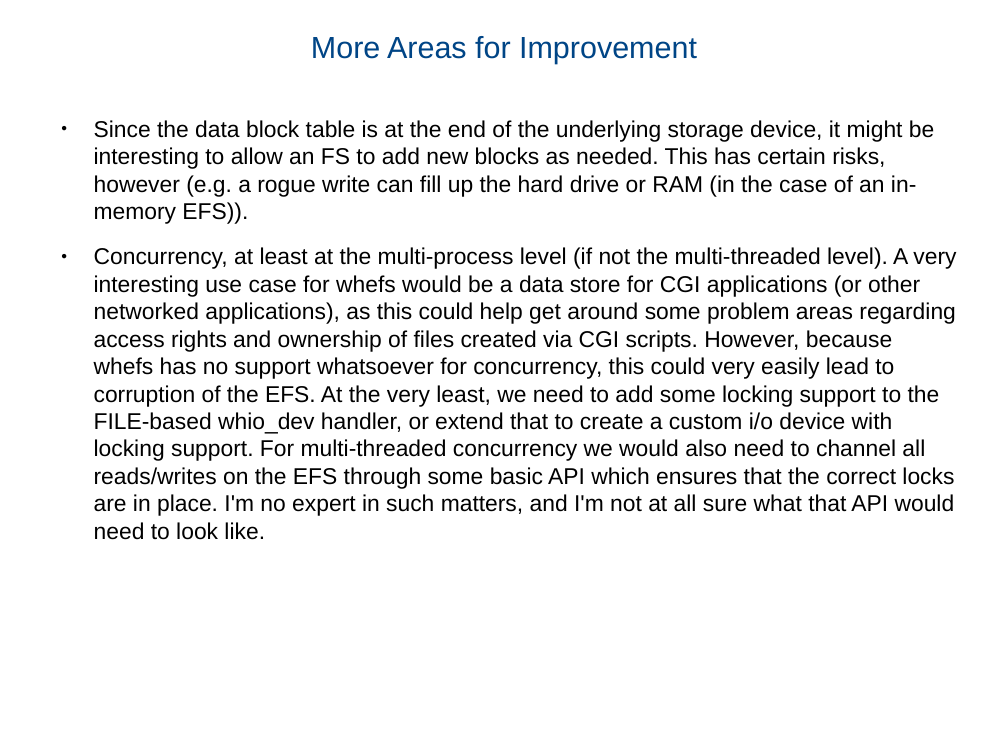
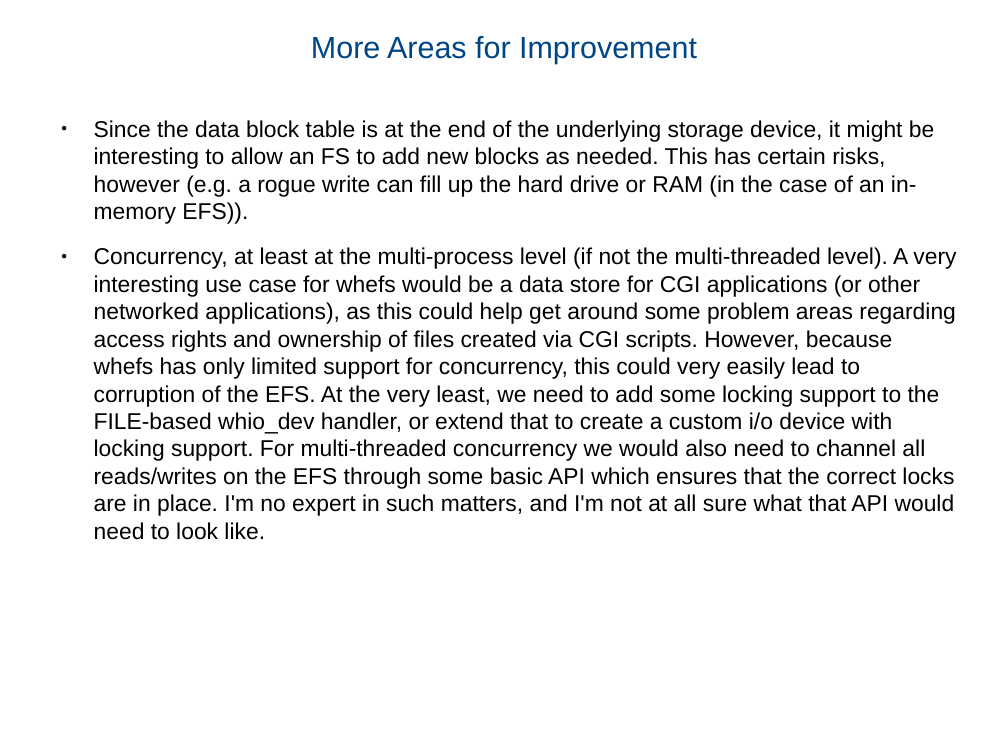
Before and after one commit to ColinGilbert/whefs, a slide deck: slide 10 of doc/libwhefs-overview.odp. Drawn at 1008x756 pixels with LibreOffice and Linux fonts; fonts in the diff are those of the drawing. Boxes give left, top, right and bottom in pixels: in the first picture for what was removed or moved away, otherwise in the second. Text is boxed around its words. In the diff, an @@ line names an element or a change of style, - is before the commit and + after.

Commit message:
Minor text updates.

```diff
--- a/doc/libwhefs-overview.odp
+++ b/doc/libwhefs-overview.odp
@@ text at (94, 247, 956, 540): text changed @@
-● Concurrency, at least at the multi-process level (if not the multi-threaded level). A very interesting use case for whefs would be a data store for CGI applications (or other networked applications), as this could help get around some problem areas regarding access rights and ownership of files created via CGI scripts. However, because whefs has no support whatsoever for concurrency, this could very easily lead to corruption of the EFS. At the very least, we need to add some locking support to the FILE-based whio_dev handler, or extend that to create a custom i/o device with locking support. For multi-threaded concurrency we would also need to channel all reads/writes on the EFS through some basic API which ensures that the correct locks are in place. I'm no expert in such matters, and I'm not at all sure what that API would need to look like.
+● Concurrency, at least at the multi-process level (if not the multi-threaded level). A very interesting use case for whefs would be a data store for CGI applications (or other networked applications), as this could help get around some problem areas regarding access rights and ownership of files created via CGI scripts. However, because whefs has only limited support for concurrency, this could very easily lead to corruption of the EFS. At the very least, we need to add some locking support to the FILE-based whio_dev handler, or extend that to create a custom i/o device with locking support. For multi-threaded concurrency we would also need to channel all reads/writes on the EFS through some basic API which ensures that the correct locks are in place. I'm no expert in such matters, and I'm not at all sure what that API would need to look like.
```
Also in this commit, not shown: 5 other slides changed.
